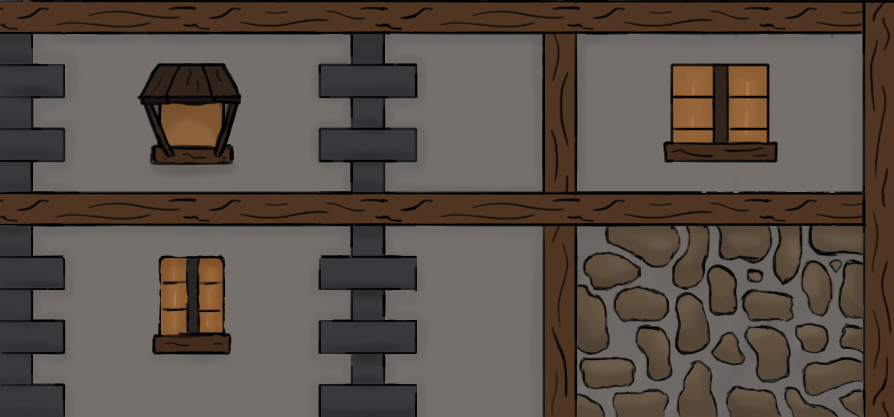
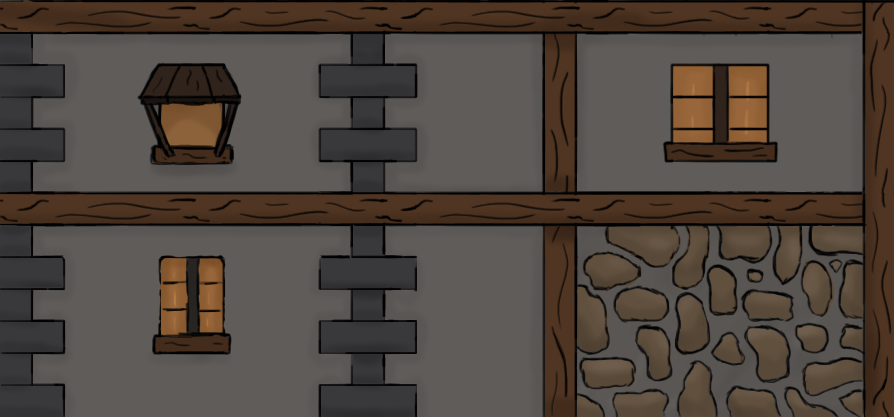
Layer changes from the first 894 × 417 image to the second:
painted on "Trait_croquis" over [left=698, top=176, right=844, bottom=195]
moved "Fenetre" above "Porte" over [left=140, top=46, right=788, bottom=360]
painted on "Calque 31" over [left=18, top=17, right=883, bottom=417]
painted on "mur" (2nd of 2, in "Couleur" › "mur") over [left=32, top=33, right=864, bottom=417]
added layer "Calque 33" in group "Bois" over [left=0, top=1, right=883, bottom=417]
